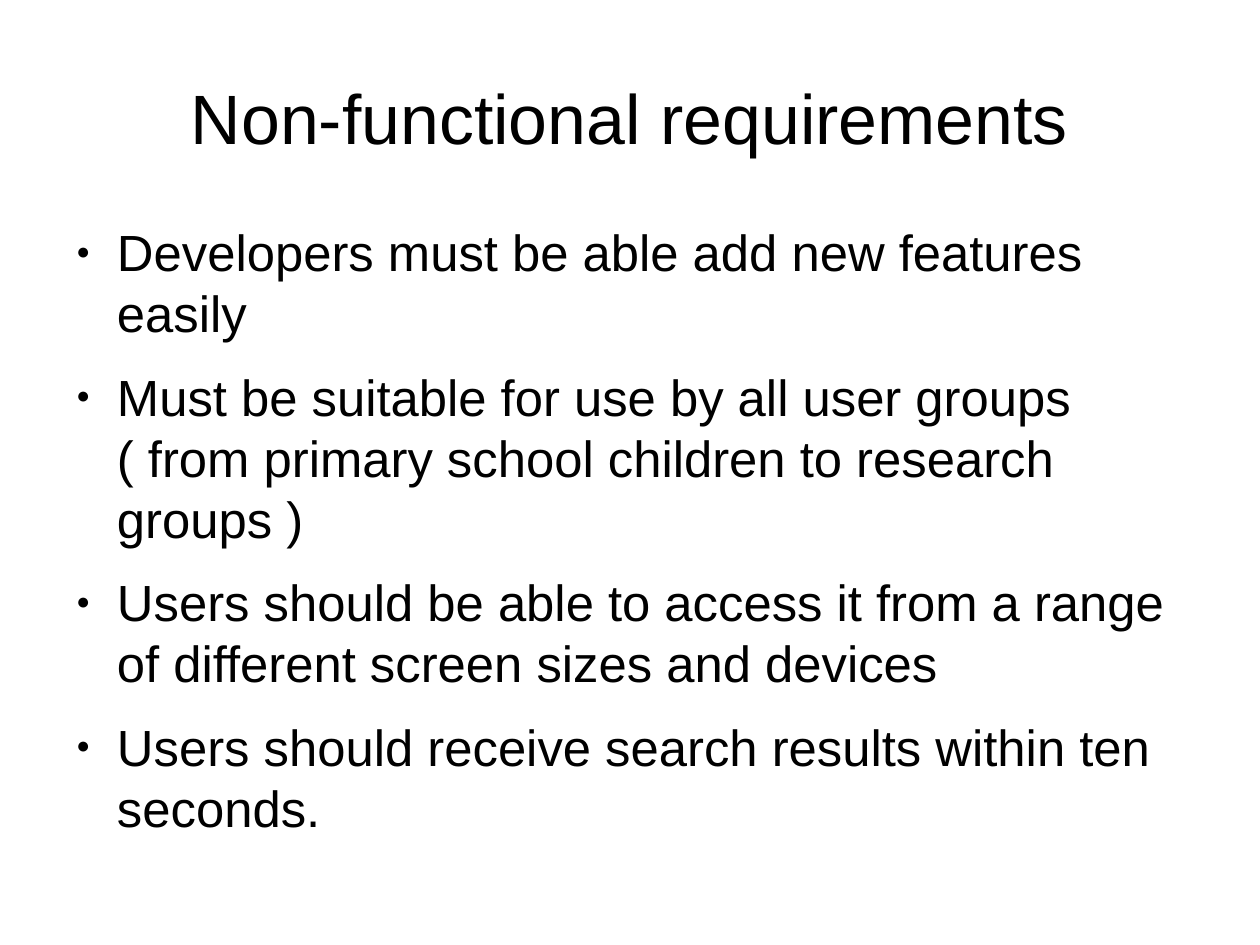
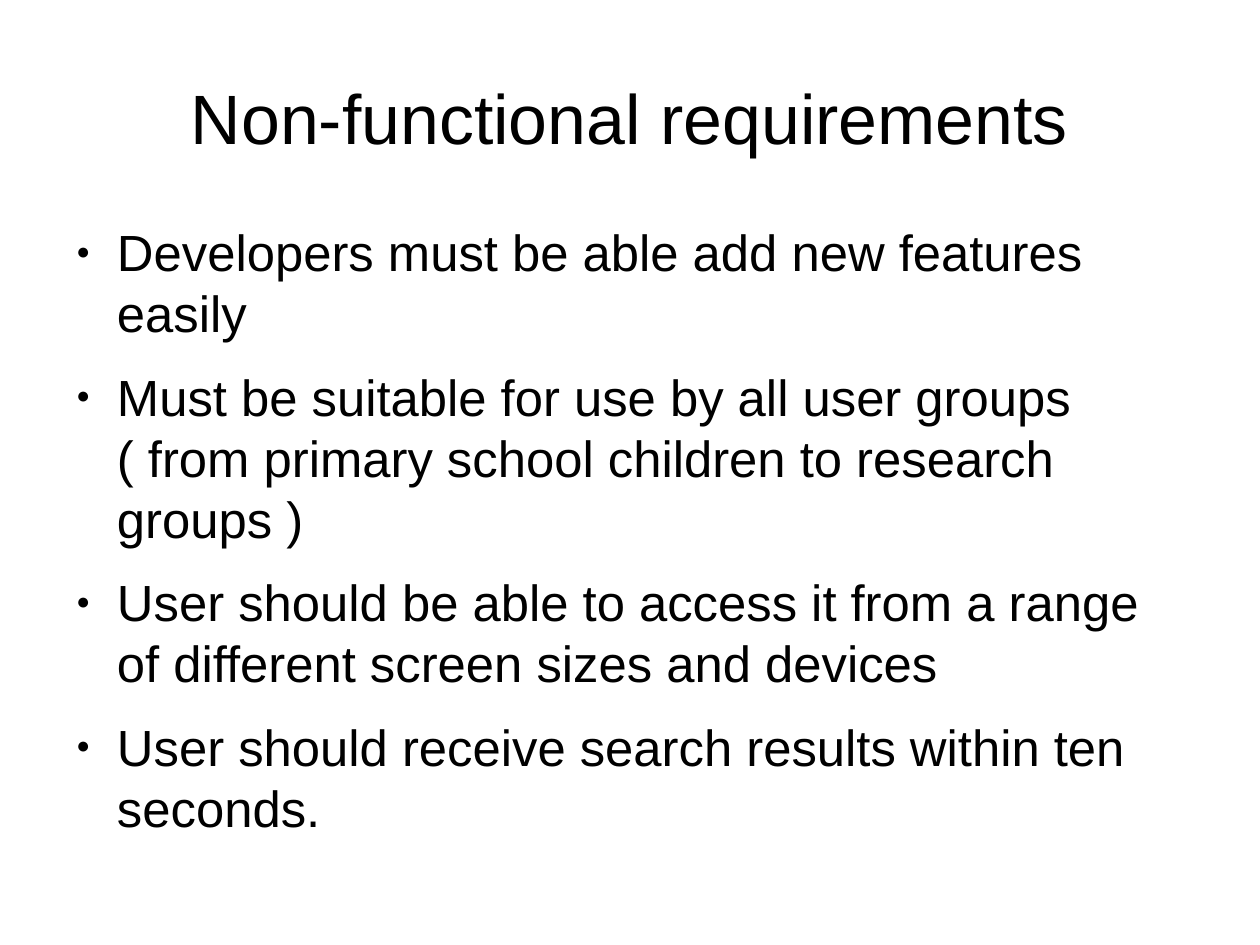
Before and after one commit to rst0git/LACR-Demo, a slide deck: slide 3 of coursework/Presentations/Presentation 3 - requirements .odp. Drawn at 1260x945 pixels with LibreOffice and Linux fonts; fonts in the diff are those of the drawing. Boxes give left, top, right and bottom in pixels: in the first picture for what was removed or moved away, otherwise in the second. Text is boxed around its words. In the diff, an @@ line names an element or a change of style, - is before the commit and + after.

Commit message:
Change 'Users' to 'User'

```diff
--- a/coursework/Presentations/Presentation 3 - requirements .odp
+++ b/coursework/Presentations/Presentation 3 - requirements .odp
@@ text at (117, 584, 1139, 767): text changed @@
-● Users should be able to access it from a range of different screen sizes and devices
-● Users should receive search results within ten seconds.
+● User should be able to access it from a range of different screen sizes and devices
+● User should receive search results within ten seconds.
```
Also in this commit, not shown: 1 other slide changed, 3 other files.
